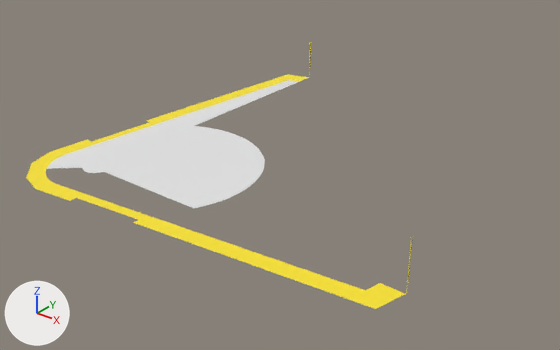
The Blender file salem_memorial_ballpark/salem_memorial_ballpark.blend: old version first, new version second.
Rendered twice from a 50 mm lens placed at (163.4, -122.3, 93.1), pointed at (38.9, 33.4, -3.4). Lighting does not change. The marker at lower left points along +X, +Y and +Z. The older version comes first.

Names of what the first picture shows: 'Infield.001'.
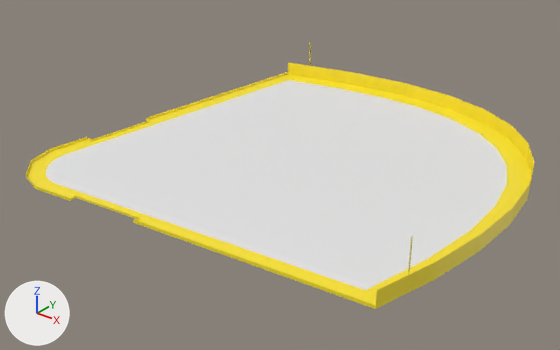
Where the change shows, as pixel boxes (x1, y1, x2, y2) in the pictures (560 x 350 px; the box of a moved part takes in the faces that stretch with it):
'Infield.001', reshaped: before (26, 42, 413, 309); after (25, 42, 535, 309)
part 1 of me_cube_001, moved or reshaped: before (309, 55, 413, 280); after (25, 55, 535, 309)

What changed in the scene script:
```text
Change me_cube_001:
    used by ob_infield_001; location = (0.0, 0.0, 0.0)
    remove me_cube_001.from_pydata(...)  # 485 vertices, 84 faces, 31 loose edges; spans x -19.1..104.1, y -19.1..104.5, z 0.0..13.7
    add me_cube_001.from_pydata(...)  # 520 vertices, 118 faces; spans x -19.1..104.1, y -19.1..104.5, z 0.0..13.7
    me_cube_001 part 1
    31 loose edges are deleted
    4 vertices in x 0.0..99.5, y 0.0..99.4, z 3.1 move by (0.0, 0.0, 1.5)
    17 new vertices lie (0.0, 0.0, 4.6) away from vertices in x -8.6..104.1, y -8.7..104.5, z 0.0
    10 new vertices lie (0.0, 0.0, 0.9) away from vertices in x -19.1..97.3, y -19.1..97.5, z 0.0
    8 new vertices lie (0.0, 0.0, 0.6) away from vertices in x -17.7..32.1, y -17.8..32.3, z 0.0
    4 new faces join them
    30 new faces join them, mat_foul_pole (picture img_foul_pole_yellow_jpg_001)
```
